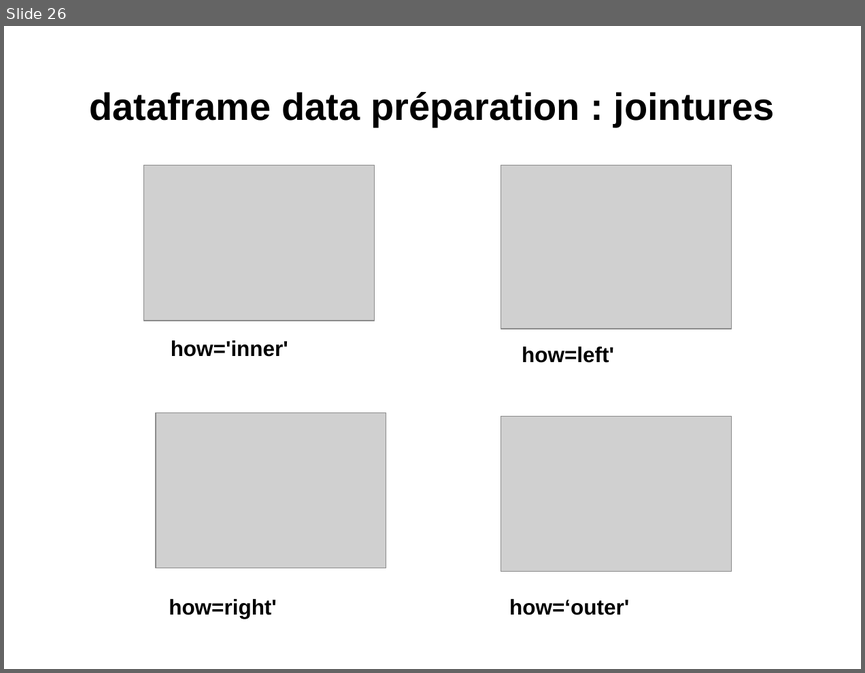
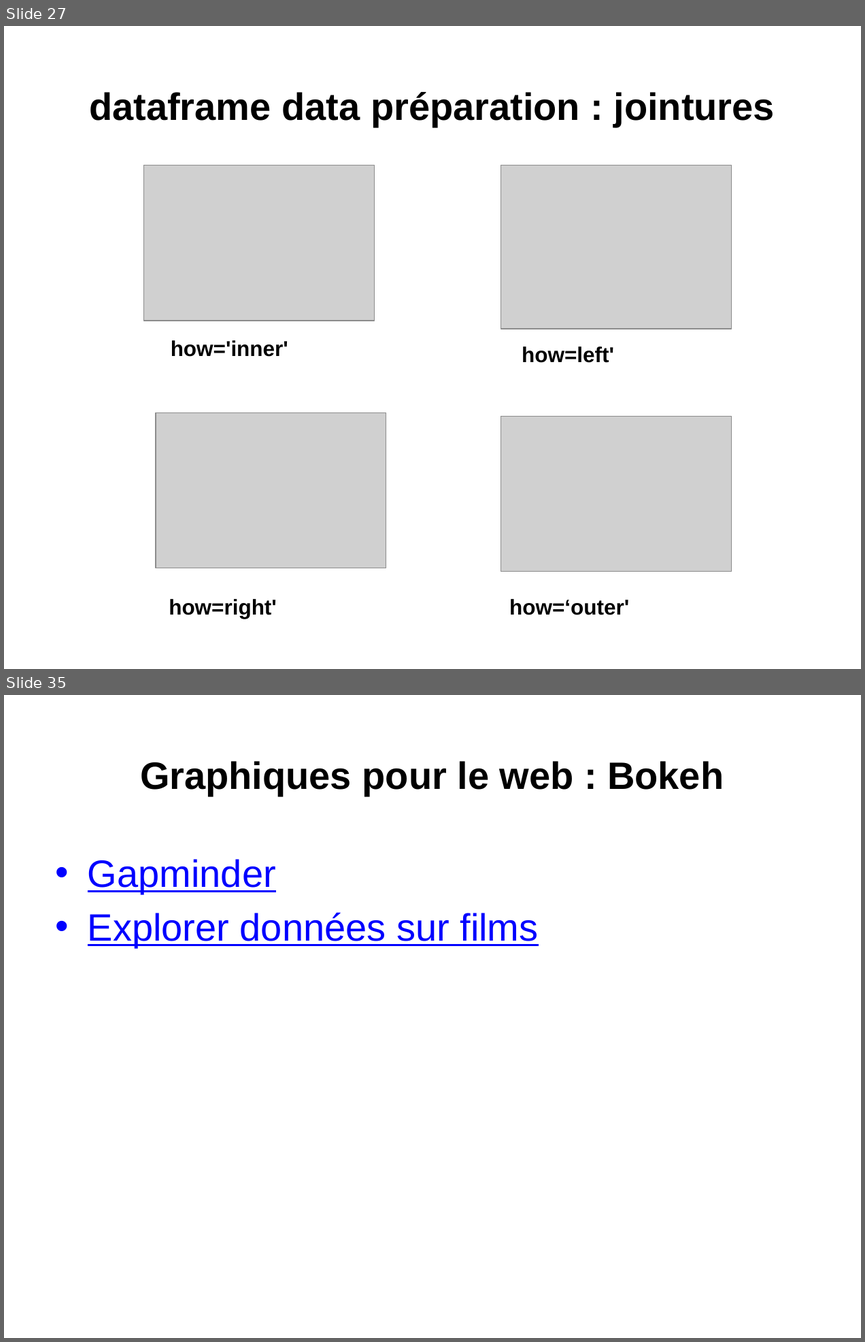
Before and after one commit to loicmidy/formation-python, a slide deck: formation python.pptx. Shown one above the other, each under a label of ours: slide 26 before the commit, slides 27 and 35 after it; the slides between them are not shown. The pictures are 865x673 and 865x1342 pixels, drawn with LibreOffice and Linux fonts; fonts in the diff are those of the drawing; grey boxes stand for pictures. Boxes give left, top, right and bottom in pixels: in the first picture for what was removed or moved away, otherwise in the second. Text is boxed around its words. In the diff, an @@ line names an element or a change of style, - is before the commit and + after.

```diff
--- a/formation python.pptx
+++ b/formation python.pptx
@@ slide 35 added at (4, 695, 861, 1338), background #FFFFFF @@
@@ title added at (140, 761, 723, 796), 32 pt, text #000000, bold @@
+Graphiques pour le web : Bokeh
@@ text added at (88, 859, 538, 948), 32 pt, text #0000FF, underline @@
+• Gapminder
+• Explorer données sur films
@@ what was slide 26 is now slide 27 @@
```
Also in this commit, not shown: 4 slides changed, 20 other slides added, 1 slide removed, 16 other files.
